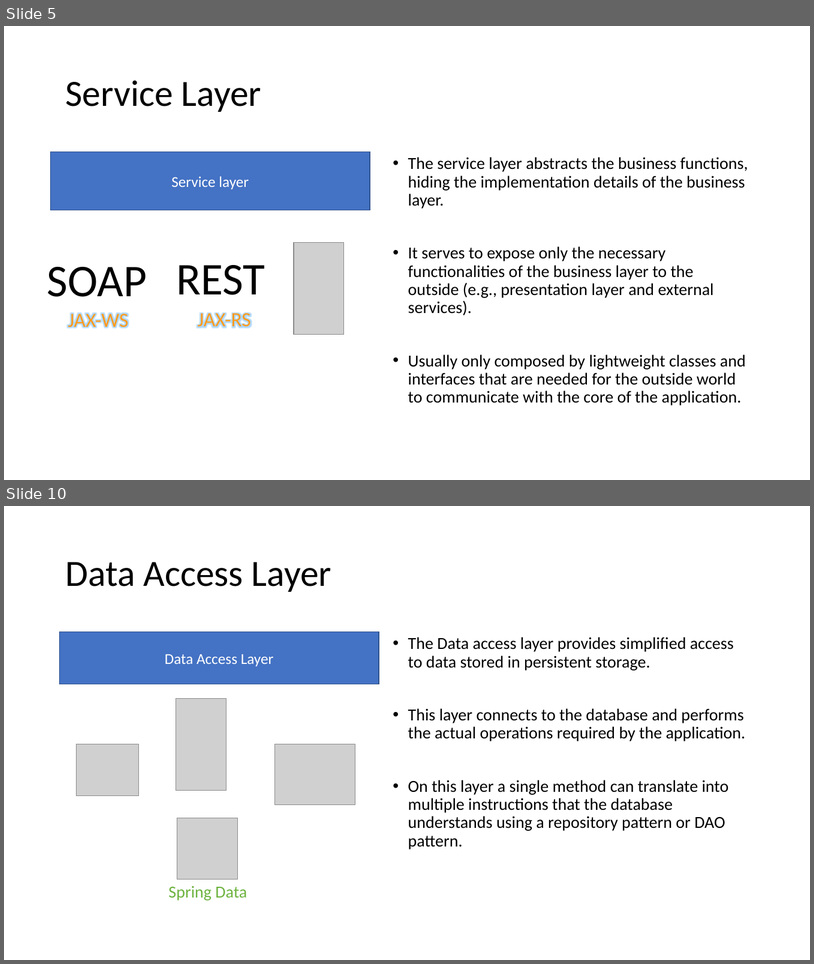
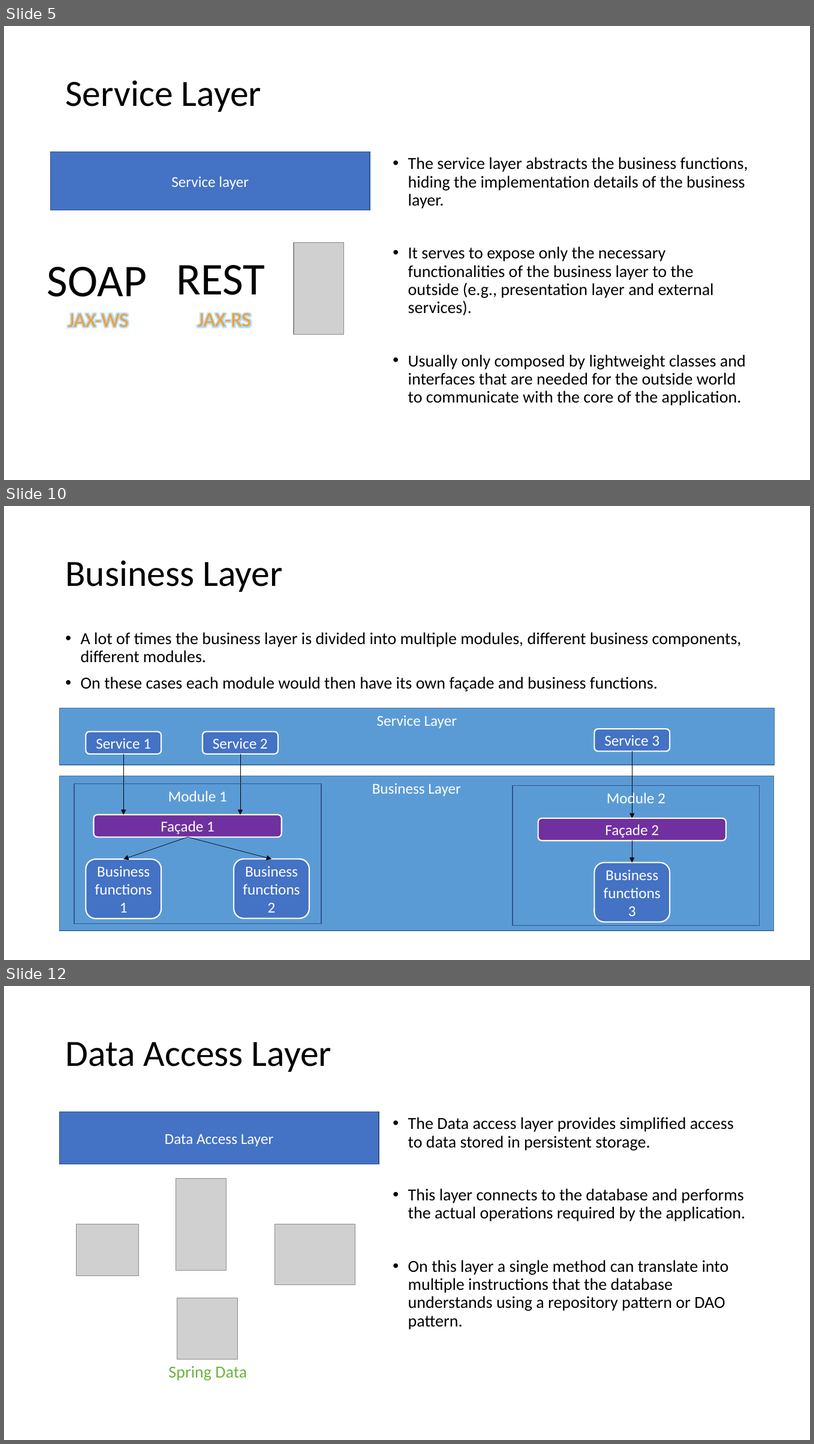
Before and after one commit to fnmps/multilayer-java-template, a slide deck: multilayer-template/Documentation/Multilayer applications.pptx. Shown one above the other, each under a label of ours: slides 5 and 10 before the commit, slides 5, 10 and 12 after it; the slides between them are not shown. The pictures are 814x964 and 814x1444 pixels, drawn with LibreOffice and Linux fonts; fonts in the diff are those of the drawing; grey boxes stand for pictures. Boxes give left, top, right and bottom in pixels: in the first picture for what was removed or moved away, otherwise in the second. Text is boxed around its words. In the diff, an @@ line names an element or a change of style, - is before the commit and + after.

```diff
--- a/multilayer-template/Documentation/Multilayer applications.pptx
+++ b/multilayer-template/Documentation/Multilayer applications.pptx
@@ slide 10 added at (4,506,810,960), background #FFFFFF @@
@@ title added at (65,560,282,592), 44 pt, text #000000 @@
+Business Layer
@@ text added at (81,632,742,691), 20 pt, text #000000 @@
+• A lot of times the business layer is divided into multiple modules, different business components, different modules.
+• On these cases each module would then have its own façade and business functions.
@@ group added at (60,708,776,931): 8 rounded rectangles, 6 arrows, 4 rectangles @@
+Service Layer
+Service 1
+Service 2
+Service 3
+Business Layer
+Façade 1
+Business functions 1
+Business functions 2
+Façade 2
+Business functions 3
+Module 1
+Module 2
@@ what was slide 10 is now slide 12 @@
```
Also in this commit, not shown: 6 slides changed, 1 other slide added, 7 other files.
